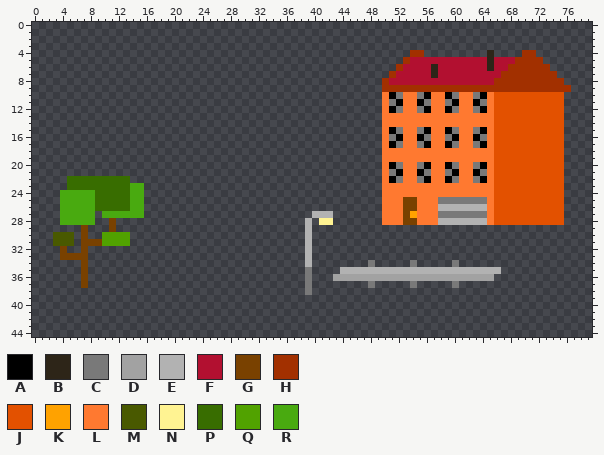
Pixel-art file: Assets/Kepek/Vaors2.aseprite. Above, as it was before the edit.
80x45 pixels, 1 frame.
Palette (. is transparent): A #000000  B #2d2518  C #797979  D #a2a2a2  E #b2b2b2  F #b21030  G #794100  H #a23000  J #e35100  K #ffa200  L #ff7930  M #495900  N #fff392  P #386d00  Q #51a200  R #49aa10
Pixels before (only the part around the change), first column x 5:
32 ..G..........................
33 GGG..........................
34 ..G..........................
35 ..G..........................
36 ..G..........................
37 ..G..........................
38 .............................
39 .............................
40 .............................
41 .............................
42 .............................
43 .............................
44 .............................
Now the later version:
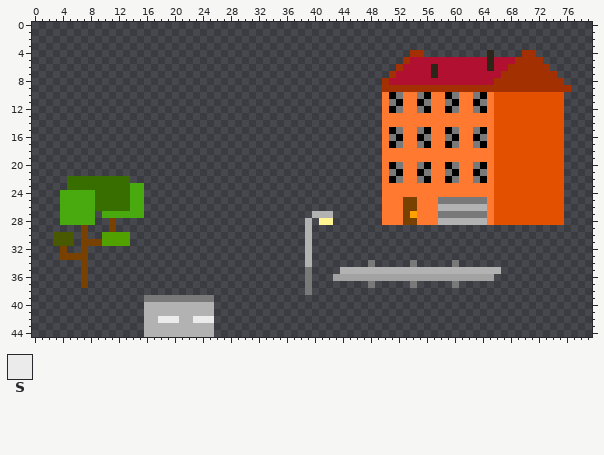
Colours new in this view: S #ebebeb
What changed:
Layer "Layer 4":
Colour C now appears in row 39 at x 16 to 25.
Colour E now appears in rows 40 to 41 at x 16 to 25; in row 42 at x 16 to 17 and 21 to 22; in rows 43 to 44 at x 16 to 25.
Colour S now appears in row 42 at x 18 to 20 and 23 to 25.
